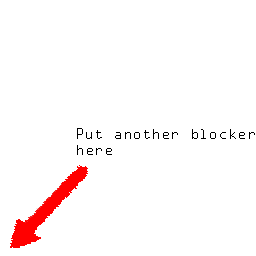
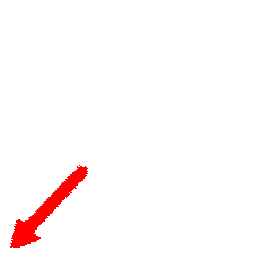
Before/after of a 256×256 layered artwork. What changed in the layer stack:
painted on "Put another blocker here" over <box>77,128,255,155</box>
